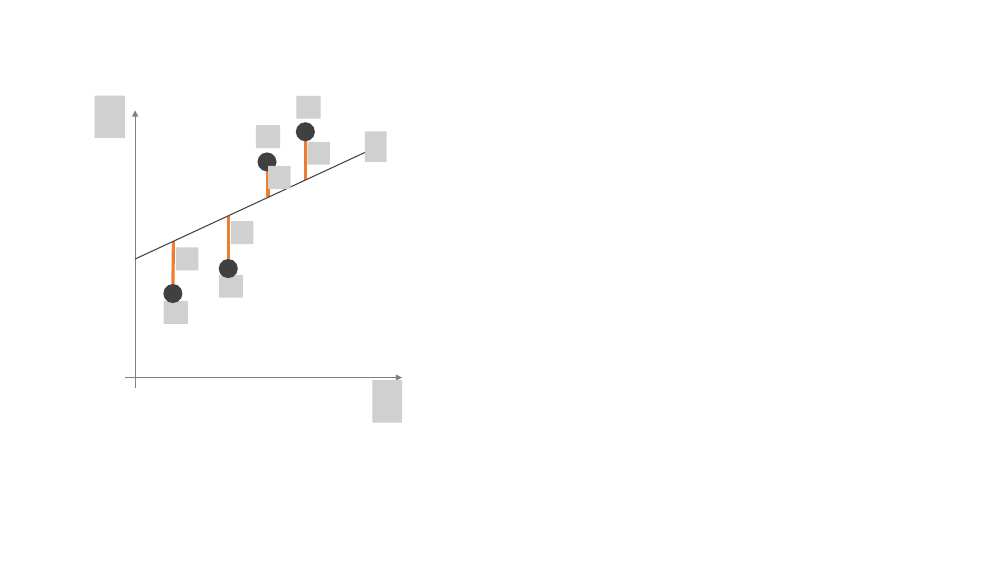
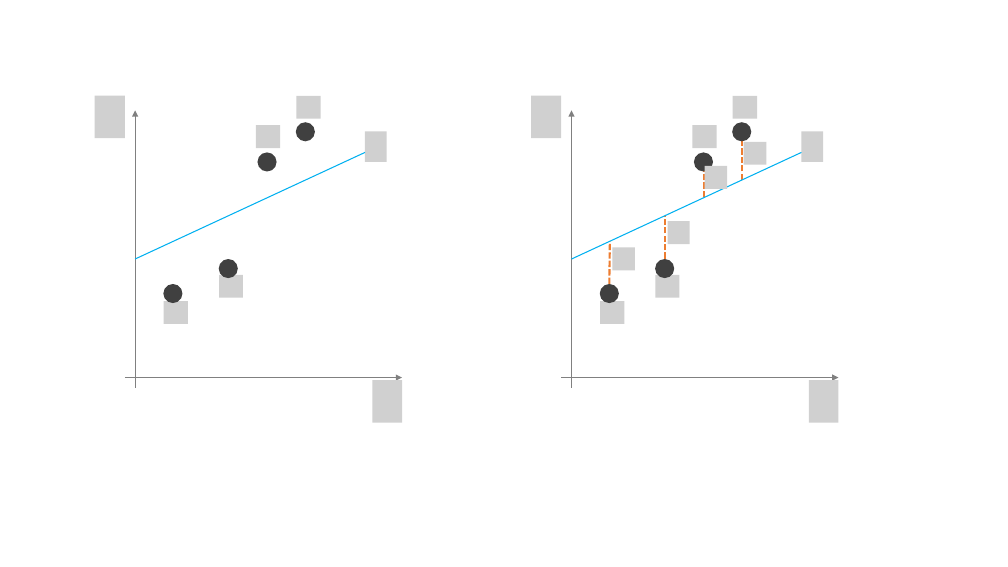
Before and after one commit to nickeubank/practicaldatascience_book, a slide deck: slide 1 of notebooks/figure_prep/figures-5.3-regression.pptx. Drawn at 1008x567 pixels with LibreOffice and Linux fonts; fonts in the diff are those of the drawing; grey boxes stand for pictures. Boxes give left, top, right and bottom in pixels: in the first picture for what was removed or moved away, otherwise in the second. Text is boxed around its words. In the diff, an @@ line names an element or a change of style, - is before the commit and + after.

```diff
--- a/notebooks/figure_prep/figures-5.3-regression.pptx
+++ b/notebooks/figure_prep/figures-5.3-regression.pptx
@@ picture added at (532, 96, 562, 138) @@
@@ arrow added from (572, 388) to (572, 110), #808080 0.5 pt @@
@@ picture added at (733, 96, 757, 119) @@
@@ line removed from (306, 180) to (306, 141) @@
@@ picture removed at (307, 142, 330, 165) @@
@@ picture added at (693, 126, 717, 148) @@
@@ ellipse added at (733, 123, 752, 141), fill #404040 @@
@@ line added from (743, 180) to (743, 141), #ED7D31 2 pt dashed @@
@@ picture added at (744, 142, 767, 165) @@
@@ picture added at (802, 132, 823, 162) @@
@@ line (135, 259) - (365, 153): stroke #404040 1 pt to #00B0F0 1 pt @@
@@ line removed from (268, 197) to (268, 169) @@
@@ picture removed at (268, 166, 291, 188) @@
@@ line added from (572, 259) to (802, 153), #00B0F0 1 pt @@
@@ ellipse added at (694, 153, 713, 172), fill #404040 @@
@@ line added from (705, 197) to (705, 169), #ED7D31 2 pt dashed @@
@@ picture added at (705, 166, 727, 188) @@
@@ line removed from (228, 259) to (228, 216) @@
@@ picture removed at (231, 222, 253, 244) @@
@@ line added from (665, 259) to (665, 216), #ED7D31 2 pt dashed @@
@@ picture added at (668, 222, 690, 244) @@
@@ line removed from (173, 284) to (173, 241) @@
@@ picture removed at (176, 247, 199, 270) @@
@@ line added from (609, 284) to (610, 241), #ED7D31 2 pt dashed @@
@@ picture added at (613, 247, 635, 270) @@
@@ ellipse added at (656, 259, 675, 278), fill #404040 @@
@@ ellipse added at (600, 284, 619, 303), fill #404040 @@
@@ picture added at (656, 274, 680, 297) @@
@@ picture added at (600, 301, 625, 324) @@
@@ arrow added from (561, 377) to (839, 377), #808080 0.5 pt @@
@@ picture added at (809, 380, 839, 423) @@
```
Also in this commit, not shown: 3 slides added, 1 slide removed, 4 other files.
